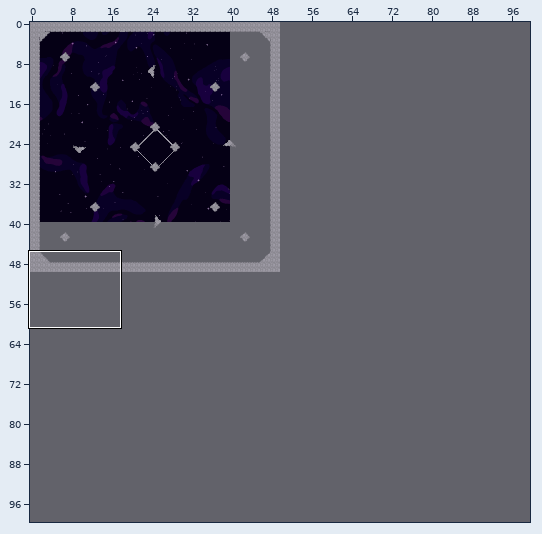
Tiled map (JSON), stored at core/assets/level_teddy_1.tmj. The picture above shows the old version from afar; the outline marks the close-up.
Close-up. Before:
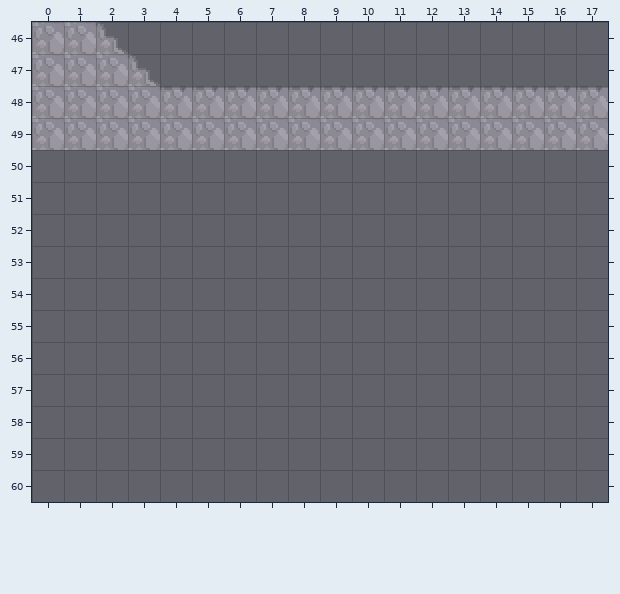
Cells are 16x16 px. Shown: x 0..17, y 46..60. The commit also changed other parts of the map, which this record leaves out. The old version is drawn lined up with the new one.
Now the later version:
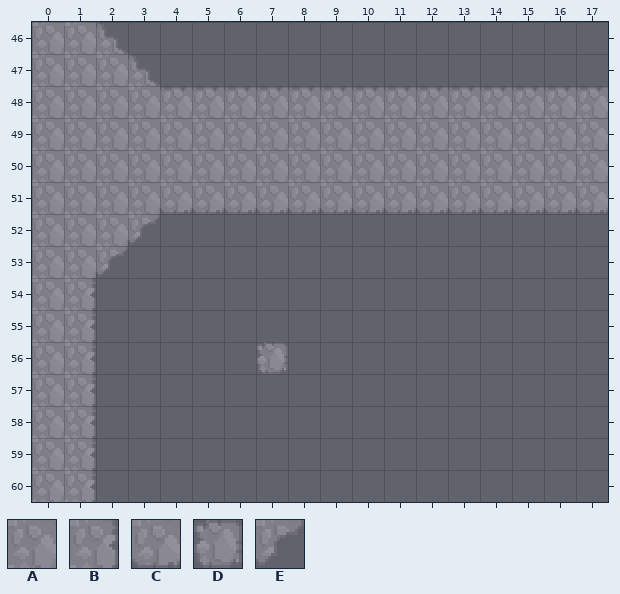
Key: from "tileset": A 17 "GameObject", B 18 "GameObject", C 33 "GameObject", D 64 "GameObject", E 83 "GameObject".
_ is an empty cell.
See-through tiles are keyed as they look on the map.
From old to new:
map size 50x50 -> 100x100 cells
layer "Foreground" opacity 100% -> 73%
Layer "Foreground":
Tile A is added in row 50 at x 0 to 17; in row 51 at x 0 to 3; in row 52 at x 0 to 2; in row 53 at x 0 to 1; in rows 54 to 60 at x 0.
Tile B is added in rows 54 to 60 at x 1.
Tile C is added in row 51 at x 4 to 17.
Tile D is added in row 56 at x 7.
Tile E is added in row 52 at x 3; in row 53 at x 2.
